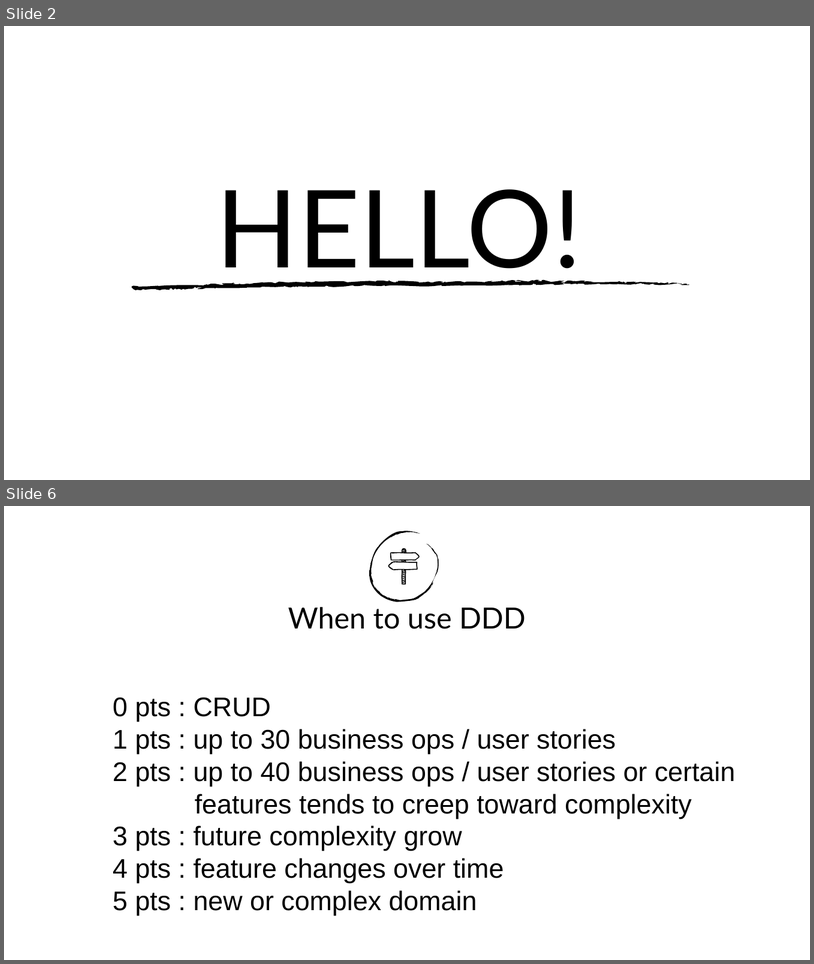
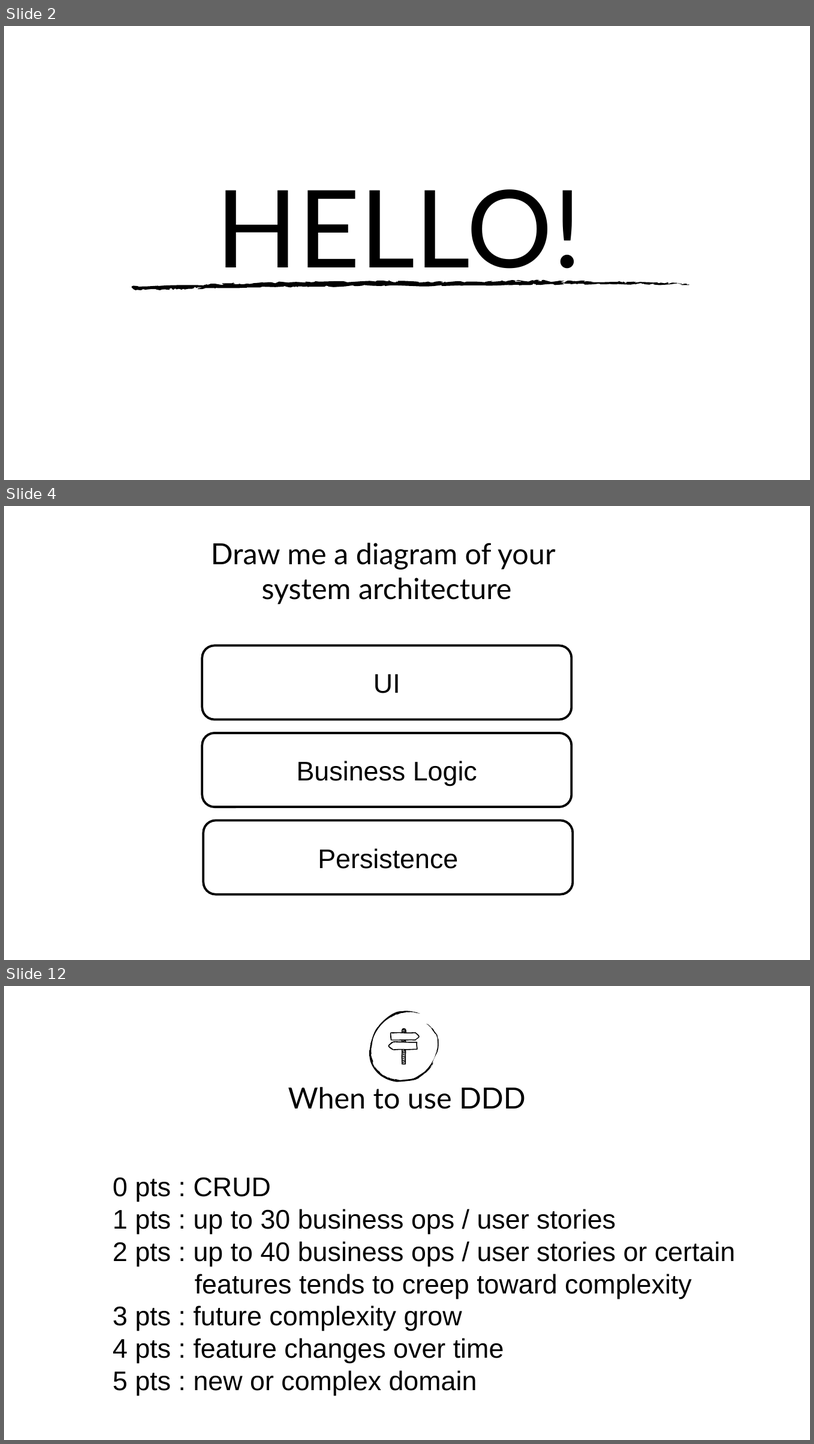
Before and after one commit to Elders/be-a-better-dev, a slide deck: Presentations/DomainDrivenDesign/DDD-Introduction.pptx. Shown one above the other, each under a label of ours: slides 2 and 6 before the commit, slides 2, 4 and 12 after it; the slides between them are not shown. The pictures are 814x964 and 814x1444 pixels, drawn with LibreOffice and Linux fonts; fonts in the diff are those of the drawing; background and template pictures are left out. Boxes give left, top, right and bottom in pixels: in the first picture for what was removed or moved away, otherwise in the second. Text is boxed around its words. In the diff, an @@ line names an element or a change of style, - is before the commit and + after.

```diff
--- a/Presentations/DomainDrivenDesign/DDD-Introduction.pptx
+++ b/Presentations/DomainDrivenDesign/DDD-Introduction.pptx
@@ slide 4 added at (x1=4, y1=506, x2=810, y2=960), background picture (left out) @@
@@ text added at (x1=211, y1=543, x2=556, y2=604), 26 pt, text #000000 @@
+Draw me a diagram of your
+system architecture
@@ rounded rectangle added at (x1=203, y1=646, x2=572, y2=720), fill #FFFFFF, outline #000000 2 pt, 24 pt, text #000000 @@
+UI
@@ rounded rectangle added at (x1=203, y1=733, x2=572, y2=807), fill #FFFFFF, outline #000000 2 pt, 24 pt, text #000000 @@
+Business Logic
@@ rounded rectangle added at (x1=203, y1=820, x2=573, y2=895), fill #FFFFFF, outline #000000 2 pt, 24 pt, text #000000 @@
+Persistence
@@ what was slide 6 is now slide 12 @@
```
Also in this commit, not shown: 3 slides changed, 5 other slides added, 3 other files.
